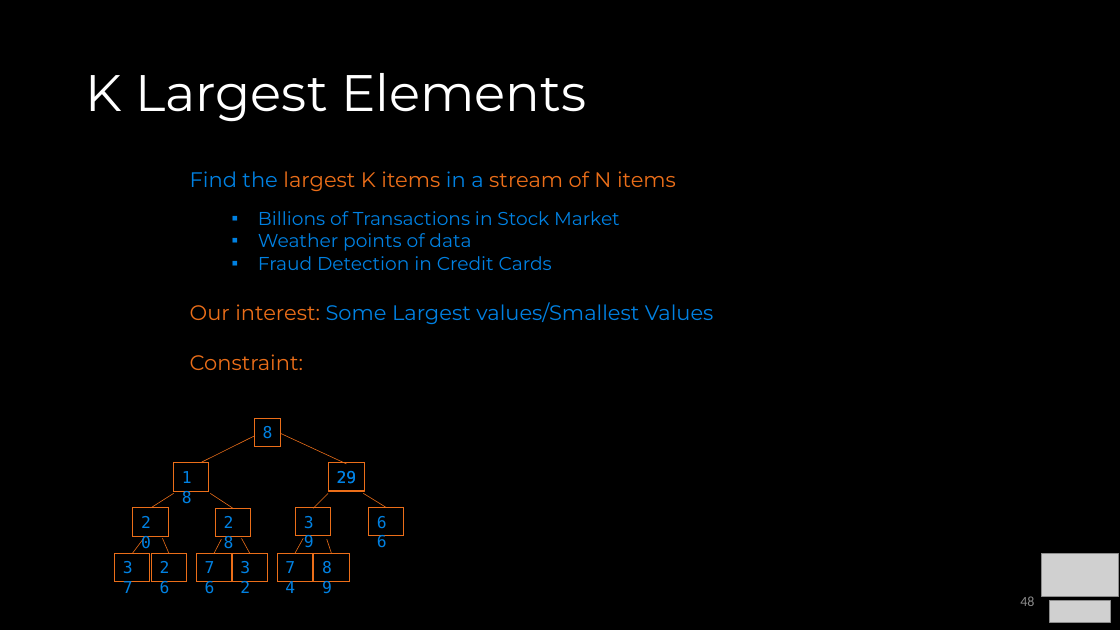
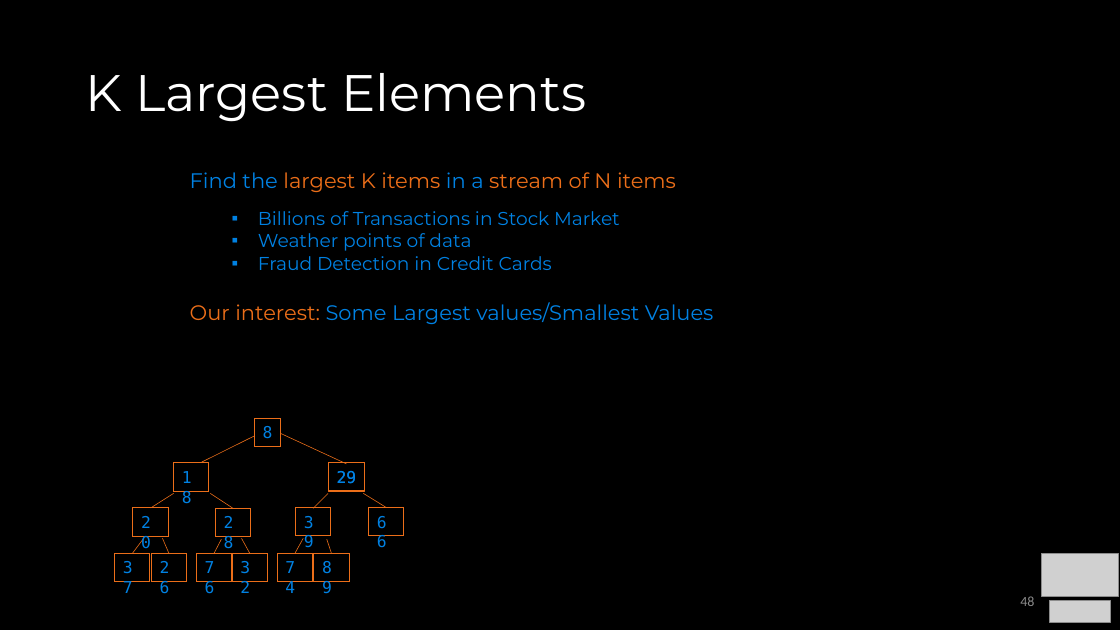
Before and after one commit to COP3530/Instructional-Content, a slide deck: slide 48 of Slides-PPT/5 - Heaps.pptx. Drawn at 1120x630 pixels with LibreOffice and Linux fonts; fonts in the diff are those of the drawing; grey boxes stand for pictures. Boxes give left, top, right and bottom in pixels: in the first picture for what was removed or moved away, otherwise in the second. Text is boxed around its words. In the diff, an @@ line names an element or a change of style, - is before the commit and + after.

```diff
--- a/Slides-PPT/5 - Heaps.pptx
+++ b/Slides-PPT/5 - Heaps.pptx
@@ text at (190, 354, 303, 370): paragraph removed @@
-Constraint:
```
Also in this commit, not shown: 7 other slides changed, 1 slide removed, 3 other files.
